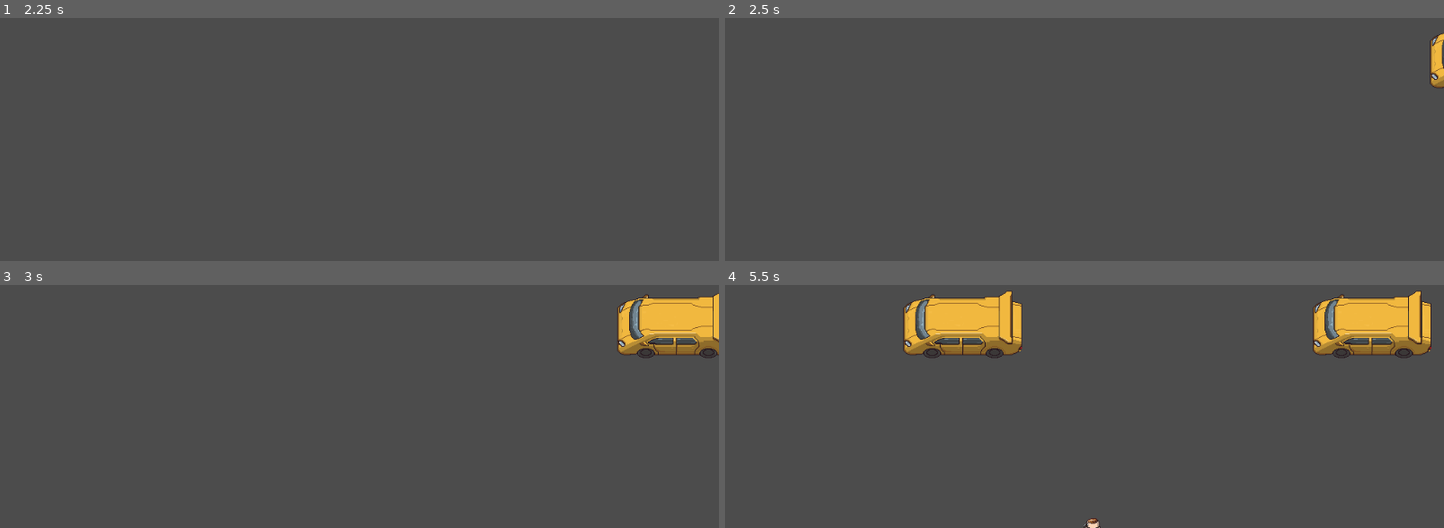
Above: before the commit, frames 1-4 (two rows, left to right).
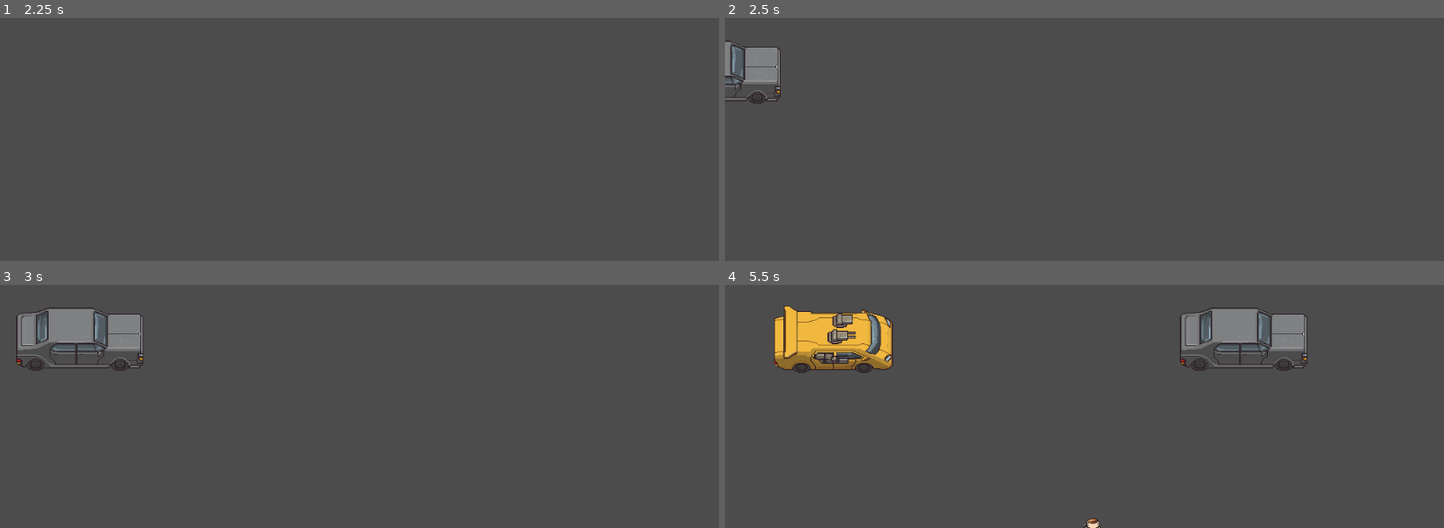
Above: after the commit, the same moments.

Repository: Grizz03/BladeFrogger
Game: Godot game, scene res://Level/Level.tscn
The game is run twice, just before and just after one commit, with the same random seed, the same clock (stepped at 60 frames per second) and the same inputs.
Inputs:
- Up to frame 1 (2.25 s): tap Enter at 0.5 s; hold Right (ui_right) 0.53-1.28 s; hold Down (ui_down) 1.28-2.03 s; tap Space at 2 s; hold Right (ui_right) from 2.03 s (still down)
- Up to frame 2 (2.5 s): keep holding Right (ui_right)
- Up to frame 3 (3 s): release Right (ui_right) at 2.78 s; hold Up (ui_up) from 2.78 s (still down)
- Up to frame 4 (5.5 s): release Up (ui_up) at 3.53 s; hold Left (ui_left) 3.53-5.03 s; hold Down (ui_down) from 5.03 s (still down)

Frame 1 is identical in both runs. In frame 2, 1.5% of the frame differs, in the area x 0-100%, y 6-36%; in frame 3, 5.7%; in frame 4, 13%, in the area x 6-99%, y 2-37%.

Commit message:
randomize car everytime it spawns

Diff:
--- a/Car/Car.tscn
+++ b/Car/Car.tscn
@@ -1,10 +1,36 @@
-[gd_scene load_steps=4 format=2]
+[gd_scene load_steps=8 format=2]
 
 [ext_resource path="res://Blade Frogger Assets/Car/Yellow1.png" type="Texture" id=1]
 [ext_resource path="res://Car/CarScript.gd" type="Script" id=2]
+[ext_resource path="res://Blade Frogger Assets/Car/Grey1.png" type="Texture" id=3]
+[ext_resource path="res://Blade Frogger Assets/Car/Grey2.png" type="Texture" id=4]
+[ext_resource path="res://Blade Frogger Assets/Car/Yellow2.png" type="Texture" id=5]
 
 [sub_resource type="RectangleShape2D" id=1]
 extents = Vector2( 79.2695, 38.2995 )
+
+[sub_resource type="SpriteFrames" id=2]
+animations = [ {
+"frames": [ ExtResource( 5 ) ],
+"loop": true,
+"name": "Yellow2",
+"speed": 5.0
+}, {
+"frames": [ ExtResource( 4 ) ],
+"loop": true,
+"name": "Grey2",
+"speed": 5.0
+}, {
+"frames": [ ExtResource( 3 ) ],
+"loop": false,
+"name": "Grey1",
+"speed": 5.0
+}, {
+"frames": [ ExtResource( 1 ) ],
+"loop": true,
+"name": "Yellow1",
+"speed": 5.0
+} ]
 
 [node name="Car" type="Area2D"]
 position = Vector2( 924.534, 263.223 )
@@ -17,7 +43,8 @@
 position = Vector2( 0.420456, 4.62493 )
 shape = SubResource( 1 )
 
-[node name="Sprite" type="Sprite" parent="."]
-texture = ExtResource( 1 )
+[node name="AnimatedSprite" type="AnimatedSprite" parent="."]
+frames = SubResource( 2 )
+animation = "Yellow2"
 
 [connection signal="body_entered" from="." to="." method="_on_Car_body_entered"]
--- a/Car/CarScript.gd
+++ b/Car/CarScript.gd
@@ -1,10 +1,28 @@
 extends Area2D
 
 var car_speed = 250
+var direction = 1
+var CAR_LIST = ['Grey1', 'Grey2', 'Yellow1', 'Yellow2']
+
+func _ready():
+	# randomizes everytime its ran(wont start with same number)
+	randomize()
+	# picks random item in CAR_LIST
+	var current_car = CAR_LIST[randi() % CAR_LIST.size()]
+	# then plays it
+	$'AnimatedSprite'.play(current_car)
+
+	# right
+	if position.x < 0:
+		direction = -1
+		$'AnimatedSprite'.flip_h = true
+	# left
+	else:
+		direction = 1
 
 # Always apply delta when moving POSITIONS of objects
 func _process(delta):
-	position.x -= car_speed * delta
+	position.x -= car_speed * delta * direction
 
 # Changes to GameOver scene after collision -> add delay??
 func _on_Car_body_entered(body):
--- a/Level/Level.tscn
+++ b/Level/Level.tscn
@@ -14,6 +14,6 @@
 autostart = true
 
 [node name="CarStart1" type="Position2D" parent="."]
-position = Vector2( 1134.22, 308.651 )
+position = Vector2( -57.5159, 329.622 )
 
 [connection signal="timeout" from="Timer" to="." method="_on_Timer_timeout"]
